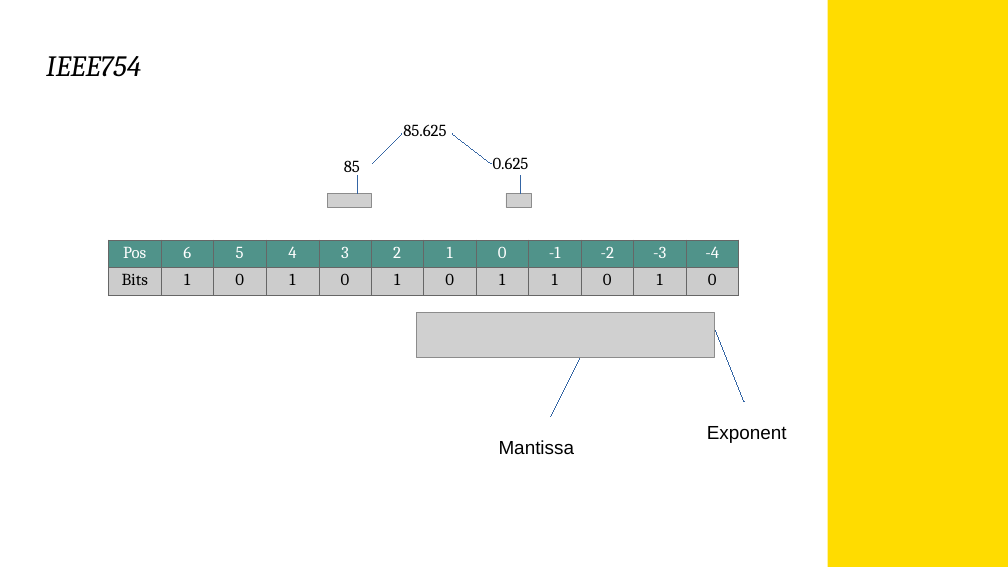
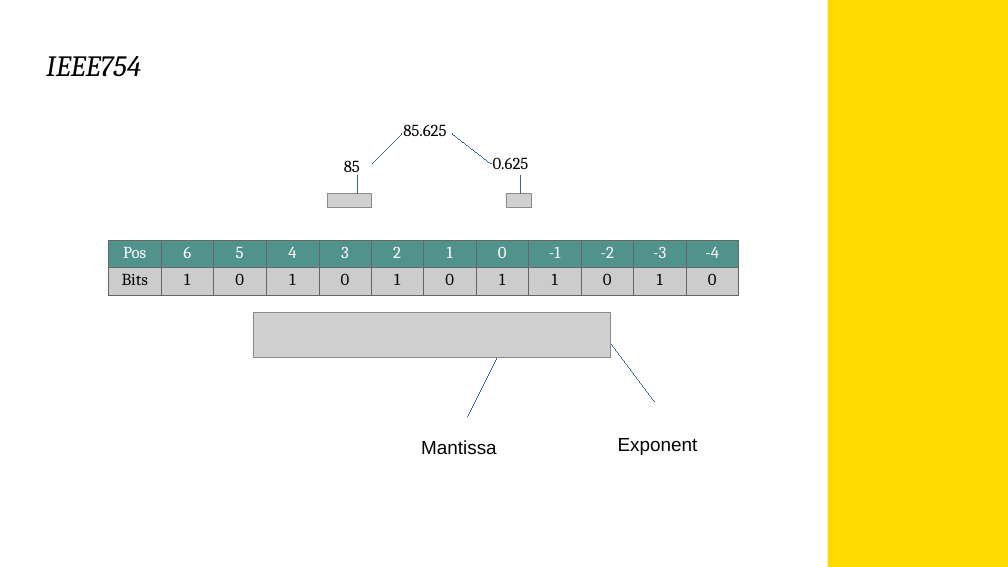
Before and after one commit to krudbox/1521, a slide deck: slide 10 of Week7/COMP1521W7.odp. Drawn at 1008x567 pixels with LibreOffice and Linux fonts; fonts in the diff are those of the drawing; grey boxes stand for pictures; background and template pictures are left out. Boxes give left, top, right and bottom in pixels: in the first picture for what was removed or moved away, otherwise in the second. Text is boxed around its words. In the diff, an @@ line names an element or a change of style, - is before the commit and + after.

```diff
--- a/Week7/COMP1521W7.odp
+++ b/Week7/COMP1521W7.odp
@@ picture: place and size @@
-picture at (417,312,715,357)
+picture at (253,312,610,357)
@@ line moved from (551, 417) - (581, 357) to (467, 417) - (497, 357) @@
@@ line moved from (744, 402) - (715, 327) to (655, 402) - (610, 343) @@
@@ text "Mantissa": place and size @@
-text "Mantissa" at (499,440,575,455)
+text "Mantissa" at (421,440,497,455)
@@ text "Exponent": place and size @@
-text "Exponent" at (707,426,787,443)
+text "Exponent" at (618,438,698,455)
```
Also in this commit, not shown: 4 other slides changed.
